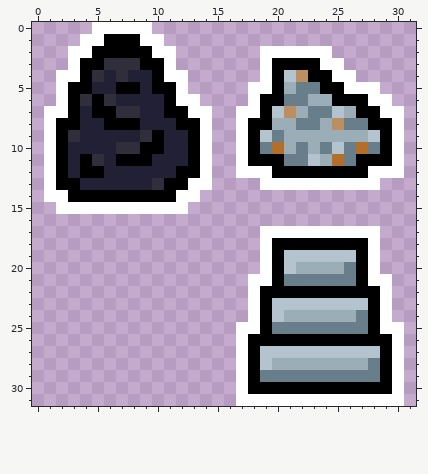
Pixel-art file -- assets/items.aseprite. The picture above is the old version.
32x32 pixels, 1 frame.
Now the later version:
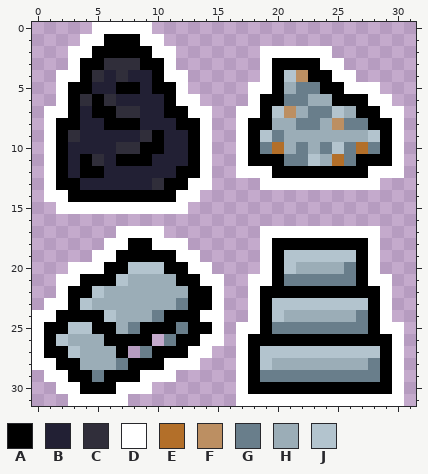
Palette (. is transparent): A #000000  B #222034  C #302e3a  D #ffffff  E #b36f29  F #bc8f62  G #697e8b  H #9badb7  J #b3c4ce
Change:
@@ x 0..17 @@
 16 ..................
-17 ..................
-18 ..................
-19 ..................
-20 ..................
-21 ..................
-22 ..................
-23 ..................
-24 ..................
-25 .................D
-26 .................D
-27 .................D
-28 .................D
-29 .................D
-30 .................D
-31 .................D
+17 .......DDDD.......
+18 ......DDAADDD.....
+19 .....DDAAAAADD....
+20 ...DDDAAJJJAADD...
+21 ..DDAAAJHHHHAADD..
+22 ..DAAJHHHHHHHAAD..
+23 .DDAJHHHHHHHGAAD..
+24 DDAAAAJHHHGAAADD..
+25 DAAJJAAHGAAAGAAD.D
+26 DAJHHHAAAA.GAADD.D
+27 DAAJHHHA.GAAADD..D
+28 DDAAHHHGAAADDD...D
+29 .DDAAGAAADDD.....D
+30 ..DDAAADDD.......D
+31 ...DDDDD.........D
Boxes around the changes in both pictures, in picture pixels (x1, y1, x2, y2):
added: (32, 226, 224, 406)
